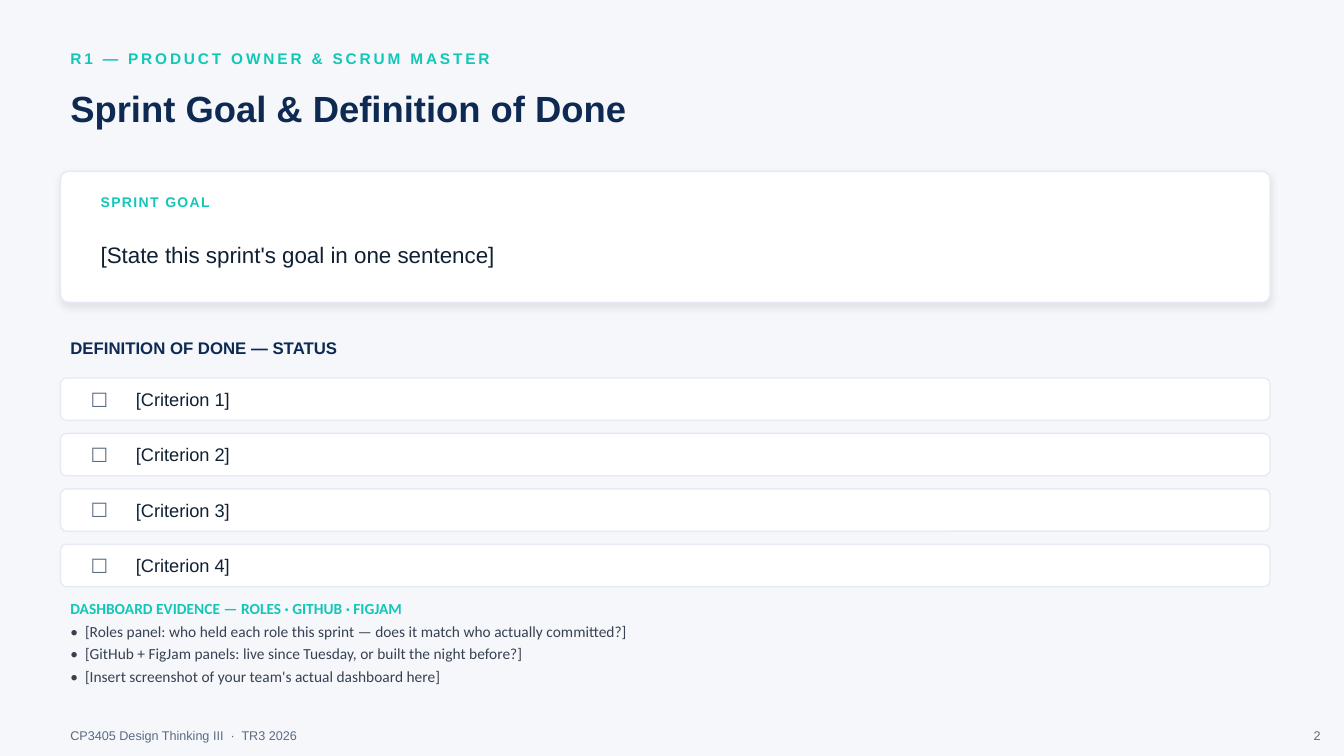
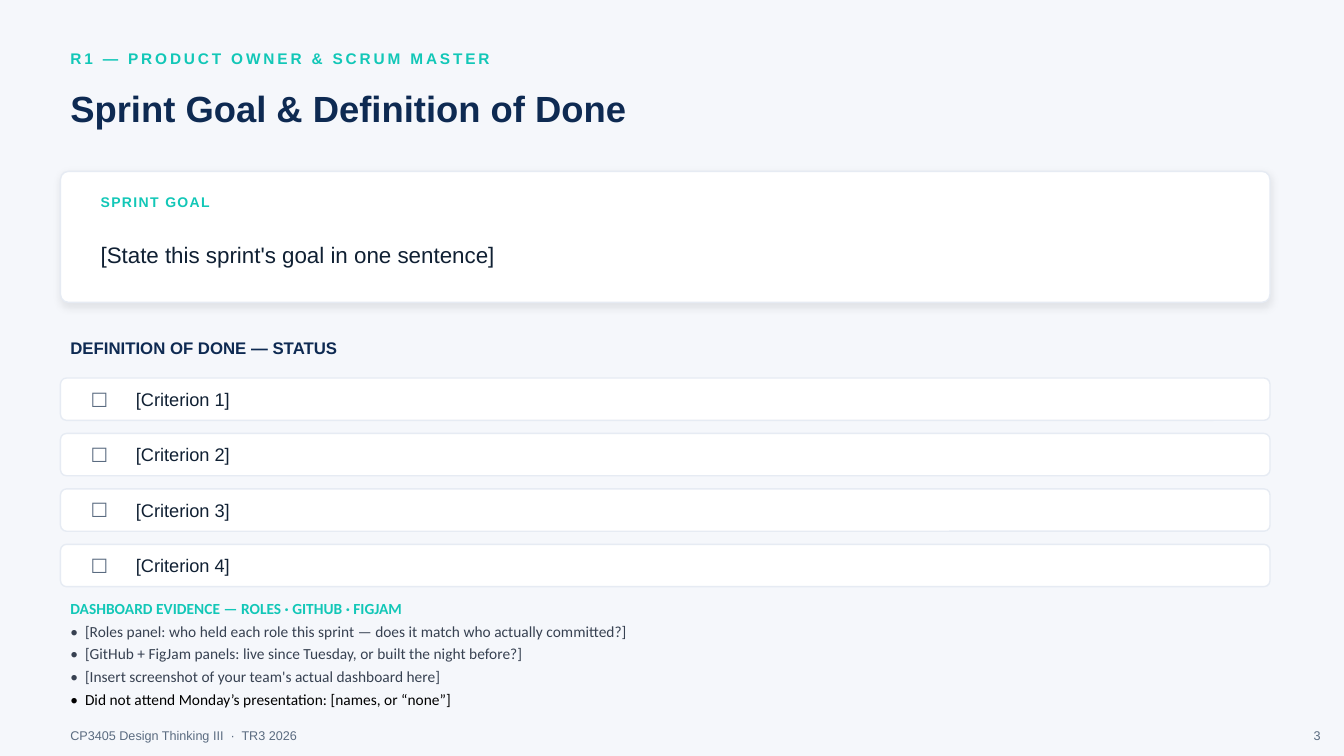
Before and after one commit to ProfDrTan/dt3-tr3-26-course-website, a slide deck: slide 3 of assets/sprint4-presentation-template.pptx (slide 2 before the commit). Drawn at 1344x756 pixels with LibreOffice and Linux fonts; fonts in the diff are those of the drawing. Boxes give left, top, right and bottom in pixels: in the first picture for what was removed or moved away, otherwise in the second. Text is boxed around its words. In the diff, an @@ line names an element or a change of style, - is before the commit and + after.

Commit message:
Sprint 4 template: add rotation-log slide (color-coded per sprint), dashboard URL on cover, attendance line on R1 slide (260929_1422)

```diff
--- a/assets/sprint4-presentation-template.pptx
+++ b/assets/sprint4-presentation-template.pptx
@@ text at bbox=[85, 694, 451, 708]: paragraph added @@
+• Did not attend Monday’s presentation: [names, or “none”]
@@ text at bbox=[1314, 731, 1321, 740]: text changed @@
-2
+3
```
Also in this commit, not shown: 7 other slides changed, 1 slide added.
